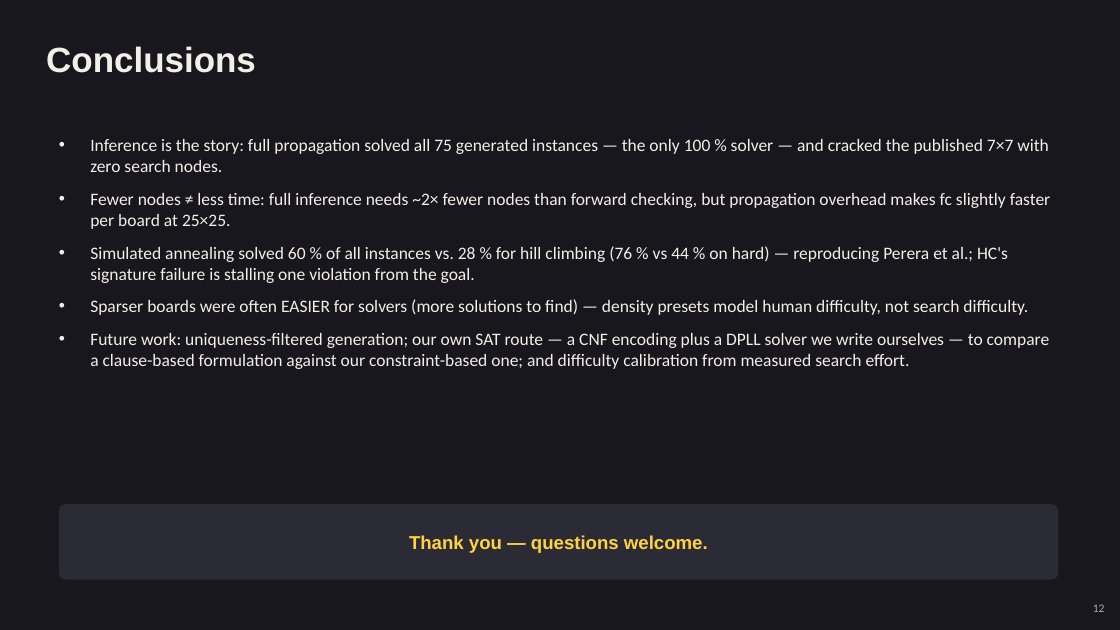
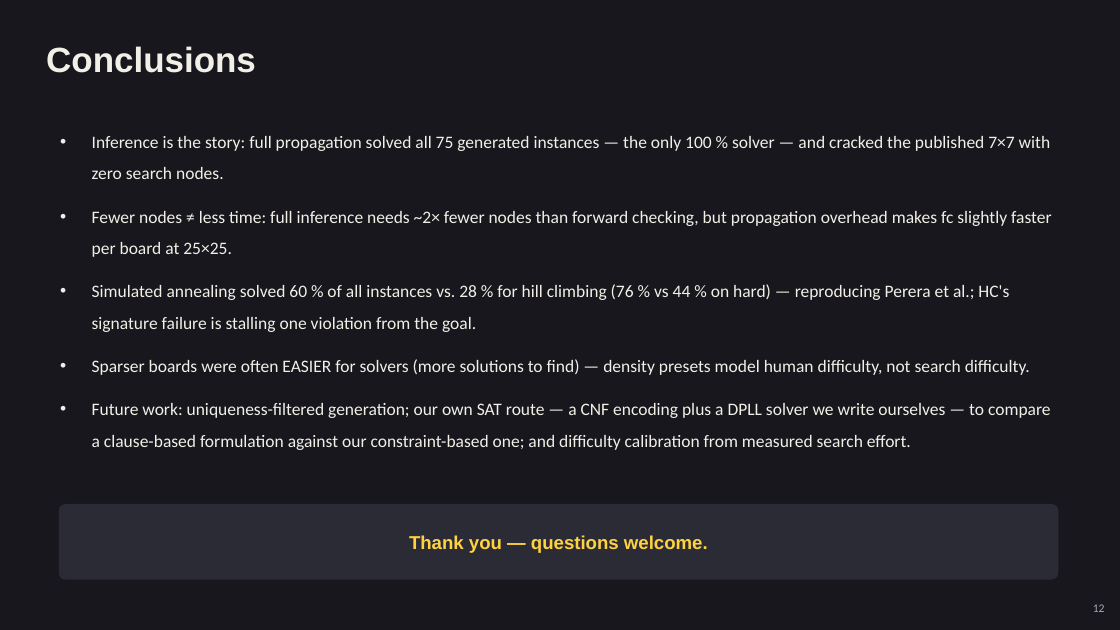
Before and after one commit to AnnieBaghumyan/LightUp, a slide deck: slide 12 of docs/presentation.pptx. Drawn at 1120x630 pixels with LibreOffice and Linux fonts; fonts in the diff are those of the drawing. Boxes give left, top, right and bottom in pixels: in the first picture for what was removed or moved away, otherwise in the second. Text is boxed around its words. In the diff, an @@ line names an element or a change of style, - is before the commit and + after.

```diff
--- a/docs/presentation.pptx
+++ b/docs/presentation.pptx
@@ text "Inference is the story: full ..." at (92,136,1051,450): line spacing 1 to 1.5 @@
```
Also in this commit, not shown: 8 other slides changed, 1 other file.
